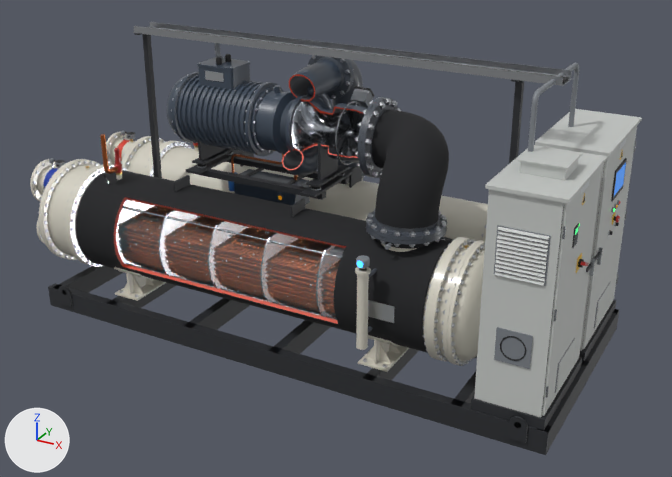
One commit to the glTF model public/models/digital-twin/chiller-wsc.glb: the scene before it, then after it.
Both versions are drawn from a 50 mm camera at (4.7, -7.03, 4.73) aimed at (0.54, 0.53, 0.95). Arrows for +X, +Y and +Z are at lower left; the lights stay in place. The first picture is the older version. Where no turn or scale is listed for an object, it has been applied to the vertices. Vertices at exactly the same position are counted once.

Objects in the first picture: 'CableTray_Power', 'Compressor_IGV', 'Compressor_Impeller', 'Compressor_InletCasing', 'Compressor_Motor', 'Compressor_MountingFrame', 'Compressor_Volute', 'Condenser_Shell', 'ControlPanel_Cabinet', 'Evaporator_Eliminator', 'Evaporator_Refrigerant_Pool', 'Evaporator_Shell', 'Evaporator_TubeSupportPlates', 'Evaporator_WaterBox_Return', 'Pipe_Suction', 'Skid_BaseFrame', 'VFD_Cabinet' and 22 more.
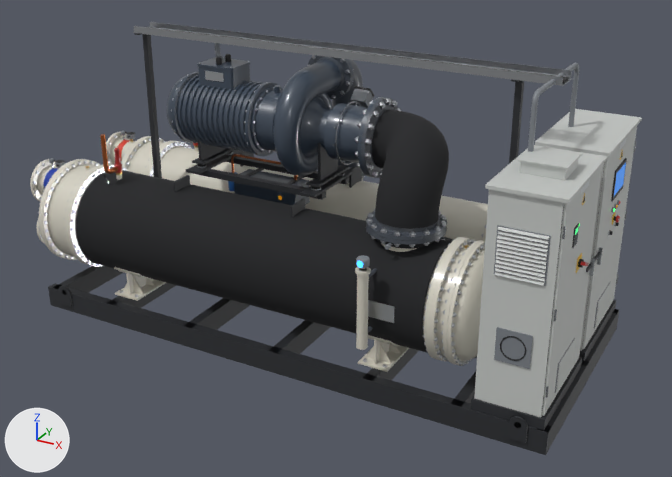
Where the newer file only moved an object's origin or applied its transform, the numbers keep the older frame.

Where the change shows, as pixel boxes (x1, y1, x2, y2) in the pictures (672 x 477 px; the box of a moved part takes in the faces that stretch with it):
'Evaporator_Refrigerant_Pool', deleted: before (116, 199, 341, 320)
'Compressor_Volute', reshaped (12% wider): before (282, 59, 354, 176); after (273, 59, 354, 176)
'Compressor_InletCasing', reshaped, moved: before (300, 95, 384, 178); after (300, 96, 384, 178)
'Evaporator_TubeSupportPlates', deleted: before (118, 199, 342, 271)
'Compressor_Impeller', deleted: before (290, 100, 338, 151)
    faces in mat_impeller_alloy (light grey #c7ccd2): (290, 100, 338, 151)
'Evaporator_Eliminator', deleted (mostly hidden): before (330, 246, 345, 256)
part 1 of me_compressor_igv, deleted: before (333, 109, 363, 156)
part 2 of me_compressor_igv, moved or reshaped: (333, 103, 357, 163) in both
part 4 of me_compressor_volute, built on: before (282, 71, 333, 174); after (273, 71, 333, 174)
part 5 of me_evaporator_shell_001, deleted: before (75, 187, 436, 347)

Edits to the bpy script that builds the scene:
```text
Change me_compressor_igv:
    remove me_compressor_igv.from_pydata(...)  # 865 vertices, 1652 faces; spans x -0.107..0.107, y -0.344..0.344, z -0.344..0.344
    add me_compressor_igv.from_pydata(...)  # 726 vertices, 1400 faces; spans x -0.107..0.062, y -0.344..0.344, z -0.344..0.344
    me_compressor_igv part 1: 12 loose pieces with 139 vertices, spanning x -0.083..0.107, y -0.294..0.222, z -0.292..0.219, are deleted
    me_compressor_igv part 2: 99 vertices moved from x -0.031..-0.014, y -0.285..0.212, z -0.279..0.214 to x -0.031..-0.014, y -0.3..0.227, z -0.293..0.229
Change me_compressor_inletcasing:
    remove me_compressor_inletcasing.from_pydata(...)  # 1694 vertices, 3308 faces; spans x -0.38..0.38, y -0.335..0.335, z -0.38..0.38
    add me_compressor_inletcasing.from_pydata(...)  # 721 vertices, 1368 faces; spans x -0.373..0.373, y -0.38..0.38, z -0.38..0.38
    me_compressor_inletcasing part 3: the loose piece of 1314 vertices spanning x -0.38..0.365, y -0.335..0.335, z -0.38..0.38 is rebuilt with 721 vertices and now spans x -0.373..0.373, y -0.38..0.38, z -0.38..0.38, in mat_paint_compressor (dark blue #3b4756)
    other edits to the shape of me_compressor_inletcasing do not show in these pictures
    remove me_compressor_inletcasing.materials.append(mat_steel_interior)  # dark grey #5f6267
    remove me_compressor_inletcasing.materials.append(mat_cutaway)  # red #d2452b
    remove me_compressor_inletcasing.materials.append(mat_steel_zinc)  # light grey #bfc2c6
Change me_compressor_volute:
    remove me_compressor_volute.from_pydata(...)  # 4660 vertices, 9328 faces; spans x -0.25..0.25, y -0.443..0.443, z -0.582..0.582
    add me_compressor_volute.from_pydata(...)  # 2789 vertices, 5440 faces; spans x -0.25..0.25, y -0.591..0.443, z -0.581..0.582
    me_compressor_volute part 4: 643 vertices moved from x -0.15..0.15, y -0.113..0.377, z -0.534..0.482 to x -0.148..0.148, y -0.401..0.378, z -0.511..0.481; 2451 vertices removed from x -0.148..0.148, y -0.443..0.379, z -0.582..0.48; 580 vertices added at x -0.134..0.134, y -0.591..0.249, z -0.581..0.285
    remove me_compressor_volute.materials.append(mat_steel_interior)  # dark grey #5f6267
    remove me_compressor_volute.materials.append(mat_cutaway)  # red #d2452b
Change me_evaporator_shell_001:
    remove me_evaporator_shell_001.from_pydata(...)  # 1422 vertices, 2916 faces; spans x -2.0..2.0, y -0.53..0.53, z -0.53..0.53
    add me_evaporator_shell_001.from_pydata(...)  # 872 vertices, 1164 faces; spans x -2.0..2.0, y -0.53..0.53, z -0.53..0.53
    me_evaporator_shell_001 part 5: 550 vertices removed from x -2.0..2.0, y -0.52..0.49, z -0.49..0.49
    remove me_evaporator_shell_001.materials.append(mat_steel_interior)  # dark grey #5f6267
    remove me_evaporator_shell_001.materials.append(mat_cutaway)  # red #d2452b
Remove ob_compressor_impeller:
    ob_compressor_impeller = bpy.data.objects.new('Compressor_Impeller', me_compressor_impeller)
Change ob_compressor_inletcasing:
    ob_compressor_inletcasing.location: (0.615, 0.634, 2.06) -> (0.608, 0.59, 2.06)
Remove ob_evaporator_eliminator:
    ob_evaporator_eliminator = bpy.data.objects.new('Evaporator_Eliminator', me_evaporator_eliminator)
Remove ob_evaporator_refrigerant_pool:
    ob_evaporator_refrigerant_pool = bpy.data.objects.new('Evaporator_Refrigerant_Pool', me_evaporator_refrigerant_pool)
Remove ob_evaporator_tubesupportplates:
    ob_evaporator_tubesupportplates = bpy.data.objects.new('Evaporator_TubeSupportPlates', me_evaporator_tubesupportplates)
```
